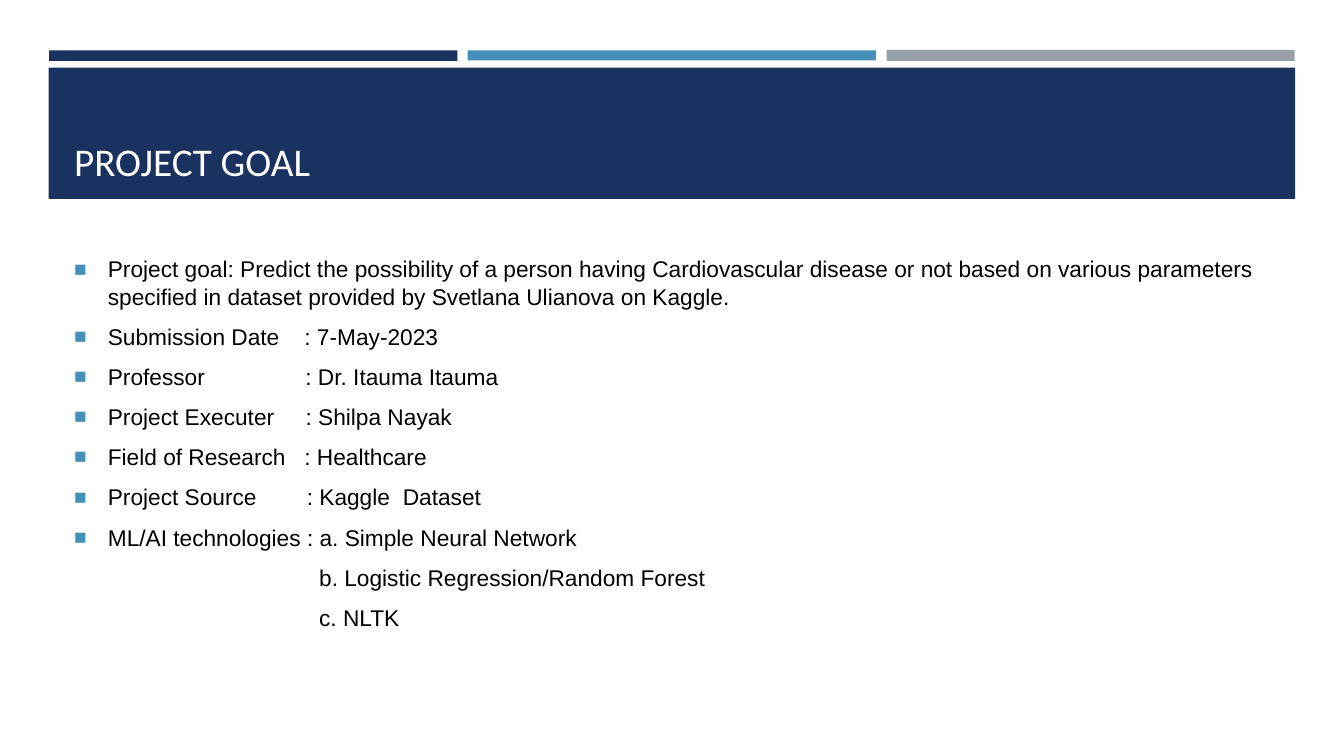
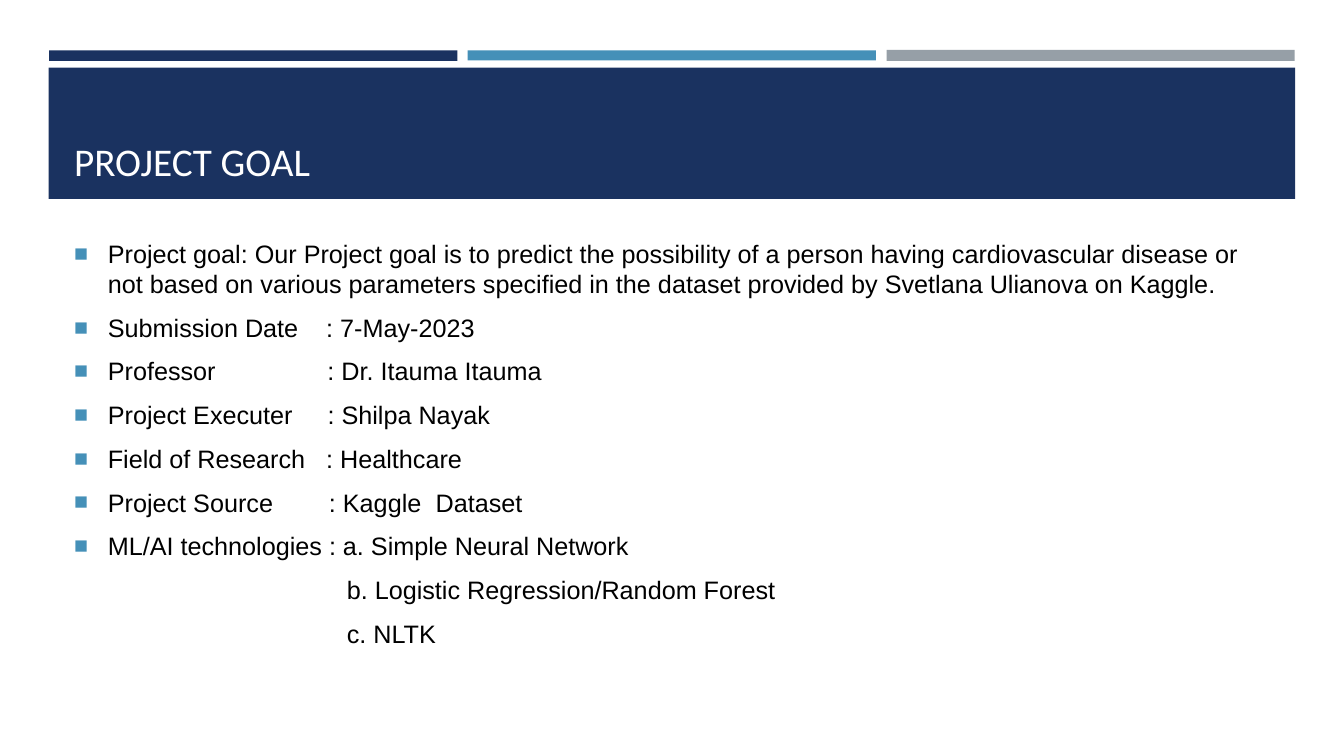
Before and after one commit to DrItauma-NU/cvd_detection_final_project, a slide deck: slide 2 of data-science-and-cardiovascular-diseases-cvds.pptx. Drawn at 1344x756 pixels with LibreOffice and Linux fonts; fonts in the diff are those of the drawing. Boxes give left, top, right and bottom in pixels: in the first picture for what was removed or moved away, otherwise in the second. Text is boxed around its words. In the diff, an @@ line names an element or a change of style, - is before the commit and + after.

Commit message:
push ppt file

```diff
--- a/data-science-and-cardiovascular-diseases-cvds.pptx
+++ b/data-science-and-cardiovascular-diseases-cvds.pptx
@@ text at bbox=[108, 244, 1237, 299]: text changed; size 16.2 to 18 pt @@
-■ Project goal: Predict the possibility of a person having Cardiovascular disease or not based on various parameters specified in dataset provided by Svetlana Ulianova on Kaggle.
+■ Project goal: Our Project goal is to predict the possibility of a person having cardiovascular disease or not based on various parameters specified in the dataset provided by Svetlana Ulianova on Kaggle.
@@ text at bbox=[108, 318, 775, 644]: size 16.2 to 18 pt in "Submission Date : 7-May-2023", "Professor : Dr. Itauma Itauma", "Project Executer : Shilpa Nayak", "Field of Research : Healthcare" and 4 more places @@
```
Also in this commit, not shown: 2 other files.
